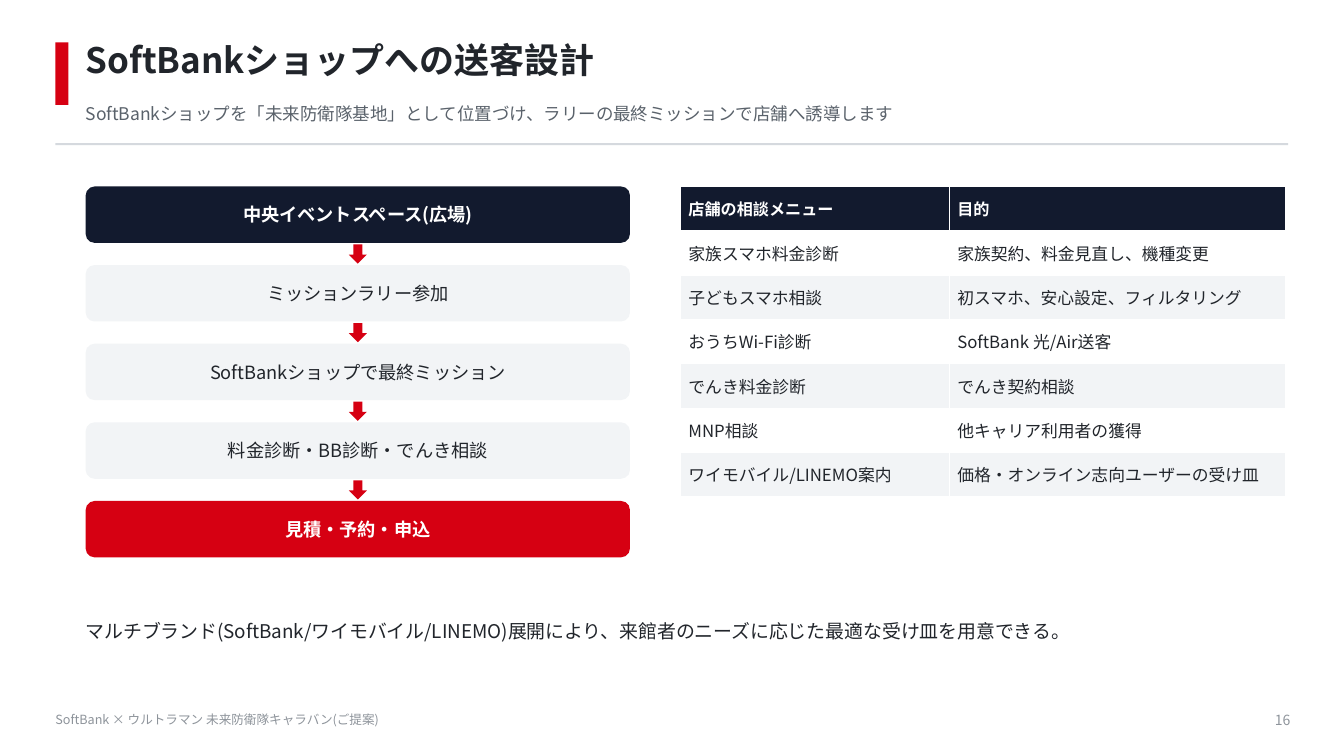
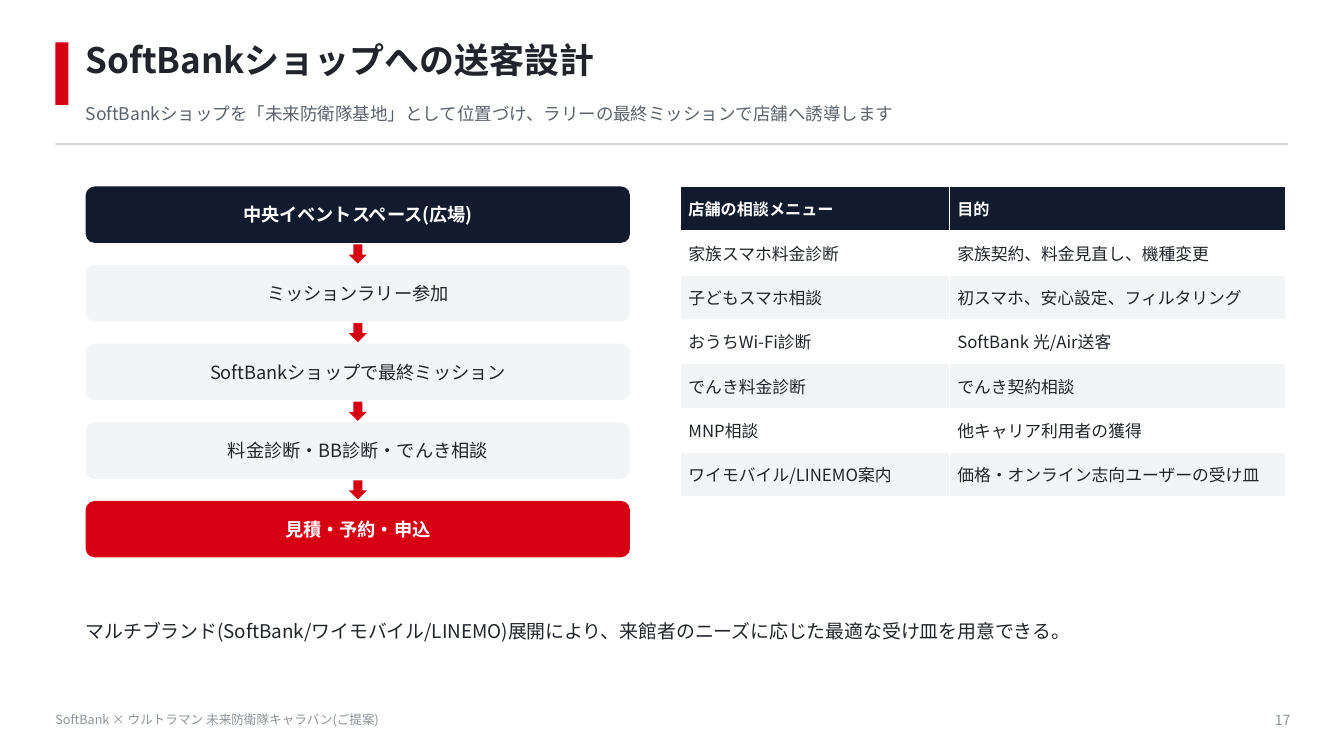
Before and after one commit to hayatoshintani-spe/kessho-lens, a slide deck: slide 17 of docs/proposals/softbank-ultraman-caravan/SoftBank_Ultraman_未来防衛隊キャラバン_提案資料.pptx (slide 16 before the commit). Drawn at 1344x756 pixels with LibreOffice and Linux fonts; fonts in the diff are those of the drawing. Boxes give left, top, right and bottom in pixels: in the first picture for what was removed or moved away, otherwise in the second. Text is boxed around its words. In the diff, an @@ line names an element or a change of style, - is before the commit and + after.

```diff
--- a/docs/proposals/softbank-ultraman-caravan/SoftBank_Ultraman_未来防衛隊キャラバン_提案資料.pptx
+++ b/docs/proposals/softbank-ultraman-caravan/SoftBank_Ultraman_未来防衛隊キャラバン_提案資料.pptx
@@ text at [1275, 715, 1291, 725]: text changed @@
-16
+17
```
Also in this commit, not shown: 15 other slides changed, 2 slides added, 2 other files.
